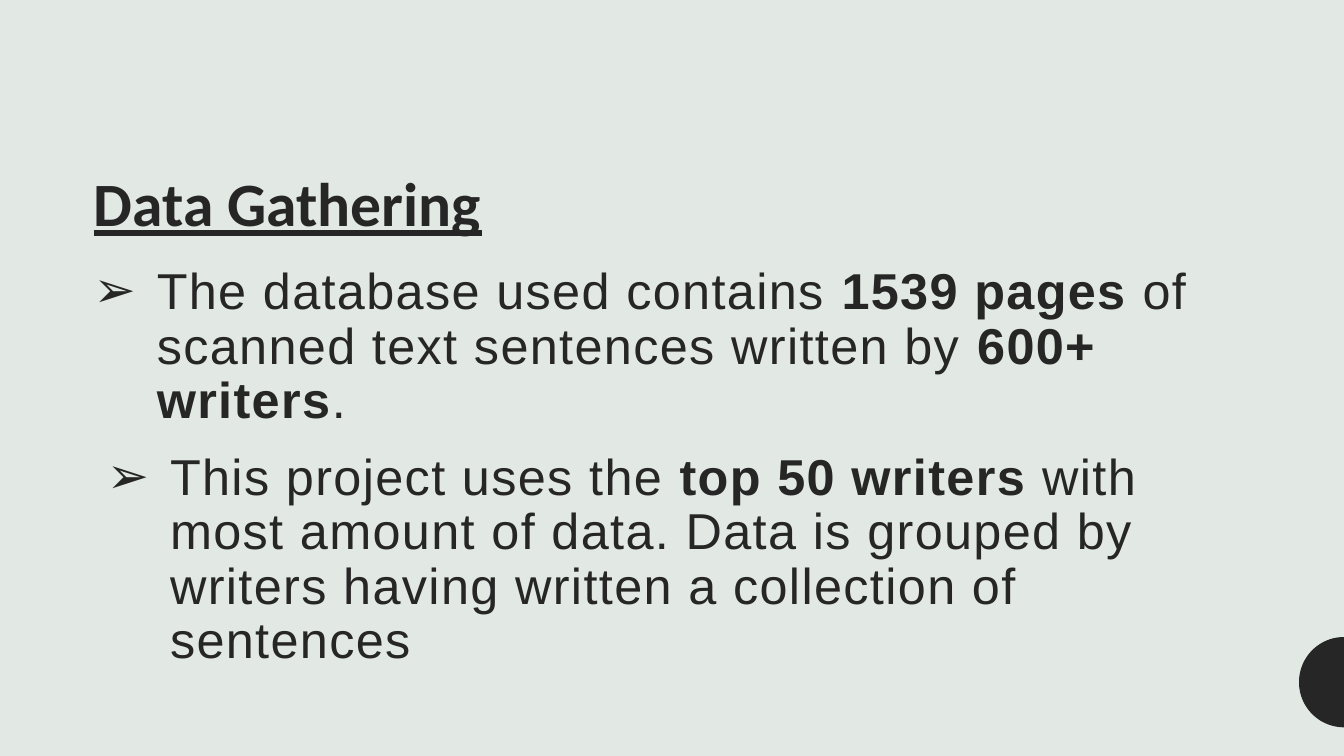
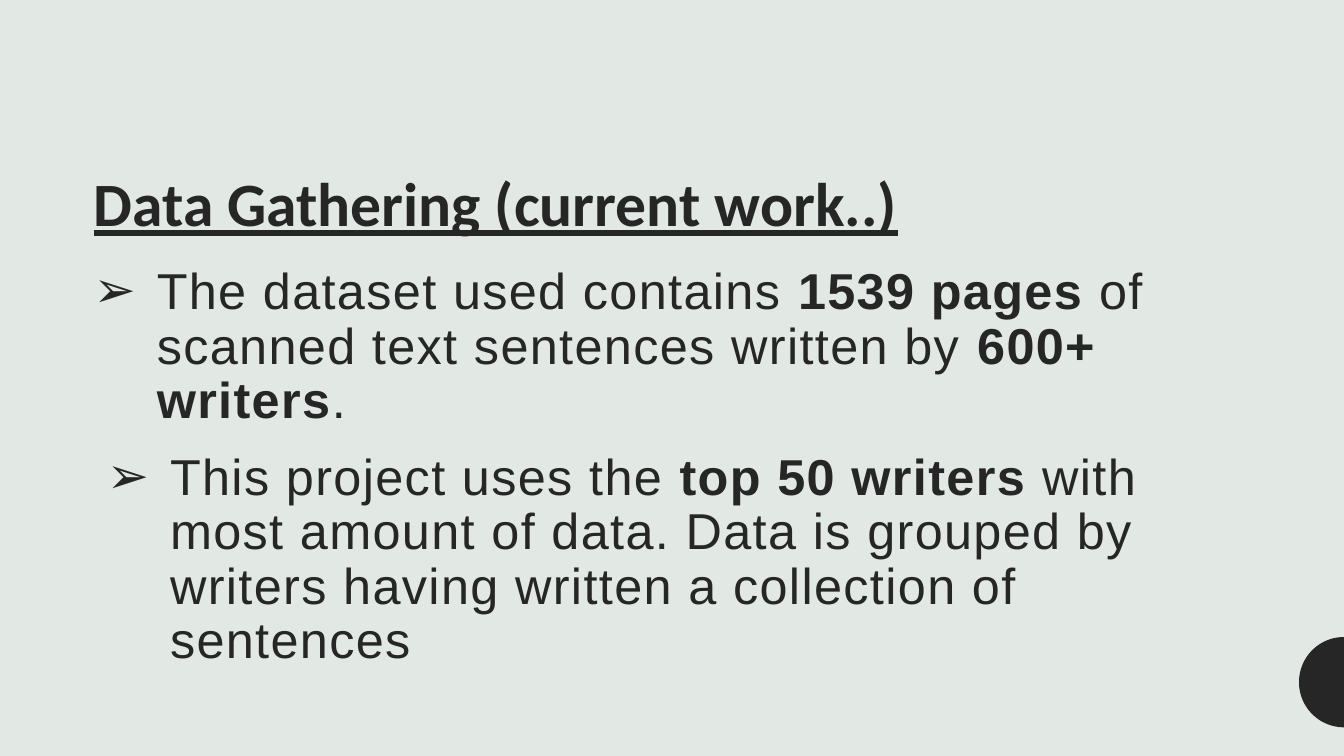
Before and after one commit to Gourav1695/BTech_major_project, a slide deck: slide 8 of BTech_Final_Project_Handwritting_analysis.pptx (slide 4 before the commit). Drawn at 1344x756 pixels with LibreOffice and Linux fonts; fonts in the diff are those of the drawing. Boxes give left, top, right and bottom in pixels: in the first picture for what was removed or moved away, otherwise in the second. Text is boxed around its words. In the diff, an @@ line names an element or a change of style, - is before the commit and + after.

```diff
--- a/BTech_Final_Project_Handwritting_analysis.pptx
+++ b/BTech_Final_Project_Handwritting_analysis.pptx
@@ text at box(94, 180, 897, 237): text changed @@
-Data Gathering
+Data Gathering (current work..)
@@ title at box(157, 272, 1142, 419): text changed @@
-➢ The database used contains 1539 pages of scanned text sentences written by 600+ writers.
+➢ The dataset used contains 1539 pages of scanned text sentences written by 600+ writers.
```
Also in this commit, not shown: 3 other slides changed, 6 slides added, 1 other file.
